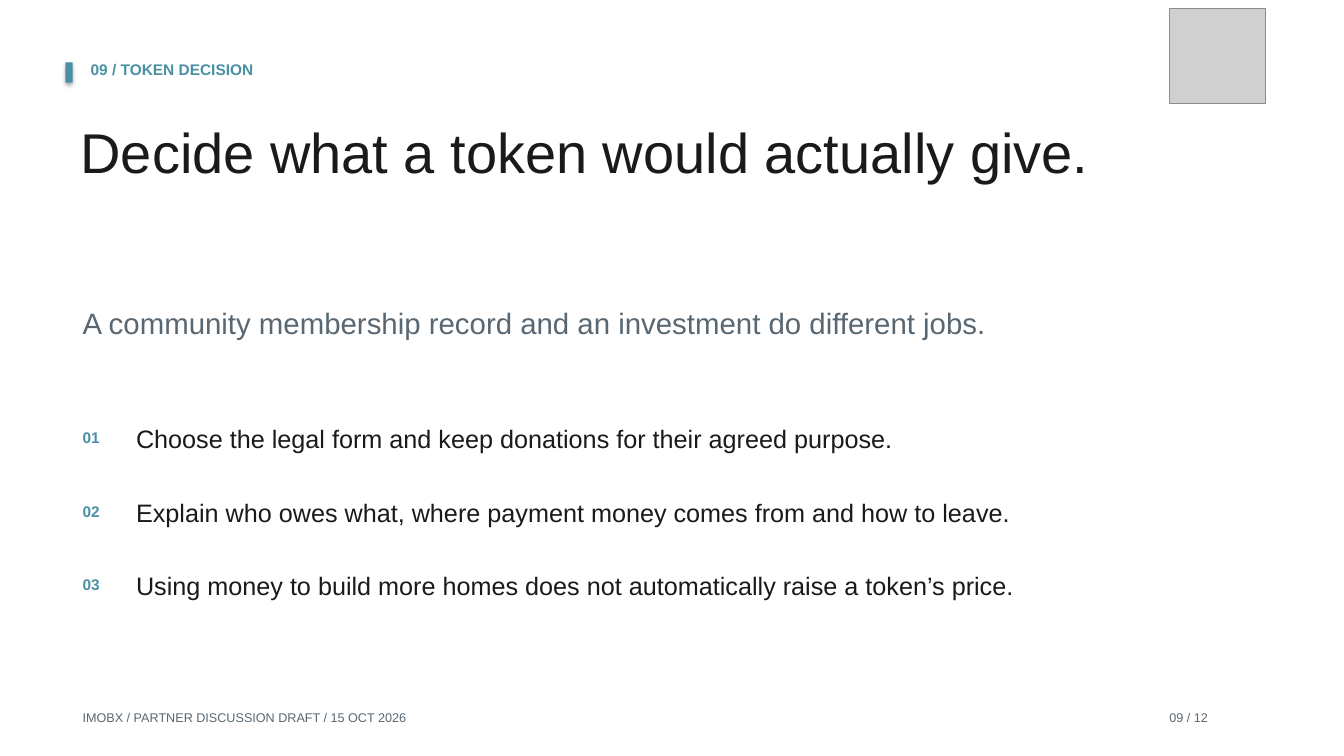
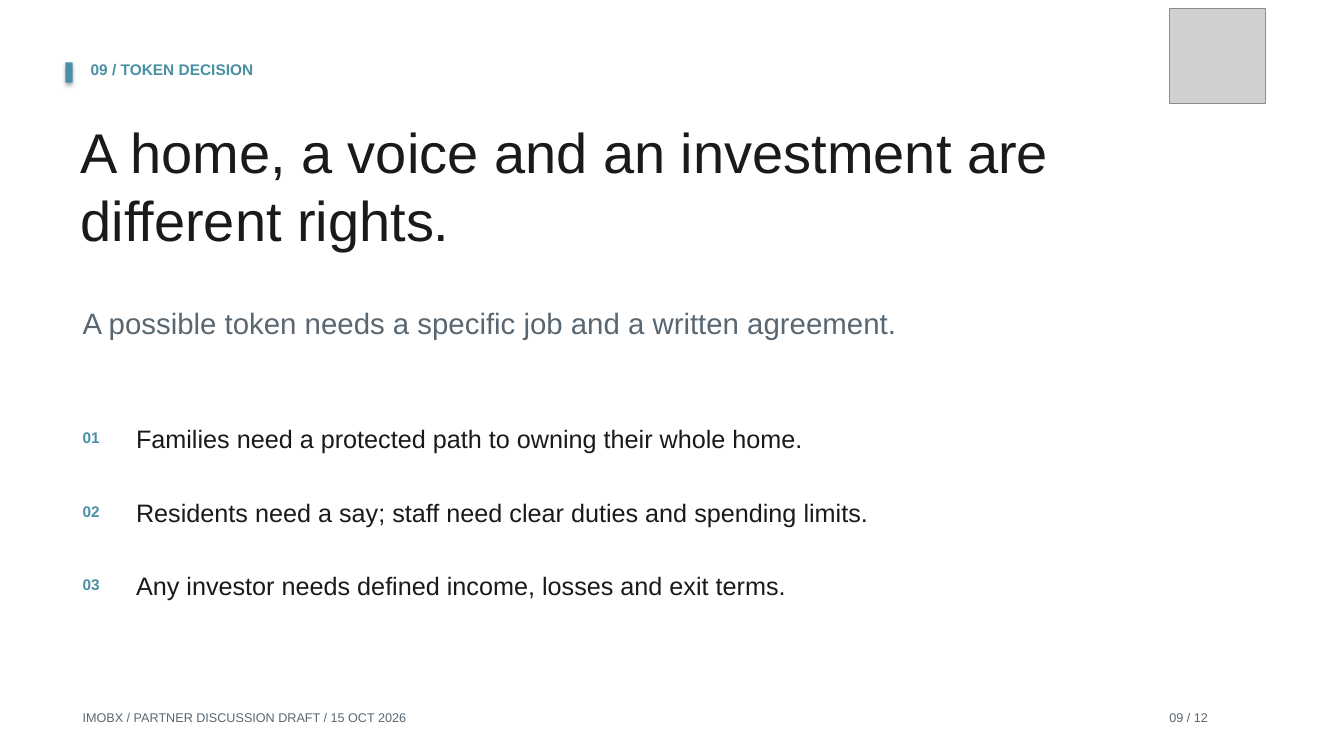
Before and after one commit to Siah-kin/imobx-website, a slide deck: slide 9 of pitchdeck.pptx. Drawn at 1344x756 pixels with LibreOffice and Linux fonts; fonts in the diff are those of the drawing; grey boxes stand for pictures. Boxes give left, top, right and bottom in pixels: in the first picture for what was removed or moved away, otherwise in the second. Text is boxed around its words. In the diff, an @@ line names an element or a change of style, - is before the commit and + after.

Commit message:
Explain the housing DAO through participant needs and defined rights

```diff
--- a/pitchdeck.pptx
+++ b/pitchdeck.pptx
@@ text at (81,132,1048,250): text changed @@
-Decide what a token would actually give.
+A home, a voice and an investment are different rights.
@@ text at (83,312,896,340): text changed @@
-A community membership record and an investment do different jobs.
+A possible token needs a specific job and a written agreement.
@@ text at (136,429,802,454): text changed @@
-Choose the legal form and keep donations for their agreed purpose.
+Families need a protected path to owning their whole home.
@@ text at (136,503,868,527): text changed @@
-Explain who owes what, where payment money comes from and how to leave.
+Residents need a say; staff need clear duties and spending limits.
@@ text at (136,576,786,601): text changed @@
-Using money to build more homes does not automatically raise a token’s price.
+Any investor needs defined income, losses and exit terms.
```
Also in this commit, not shown: 20 other files.
